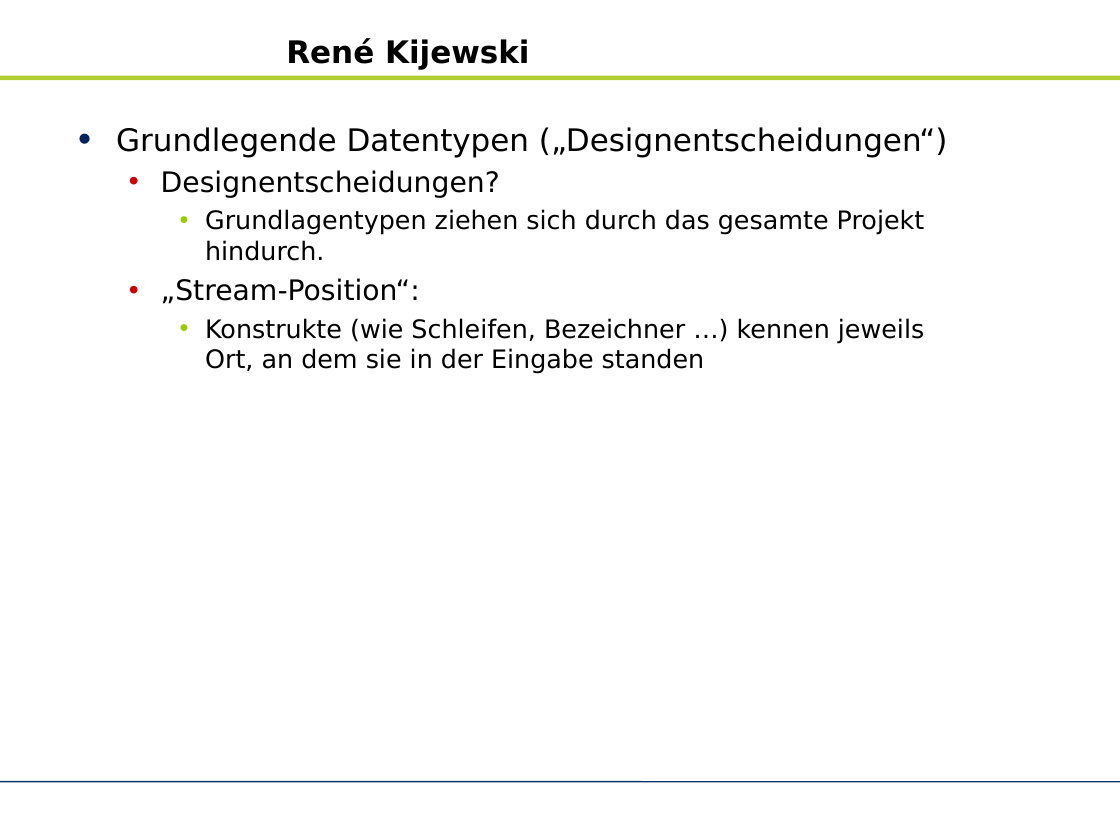
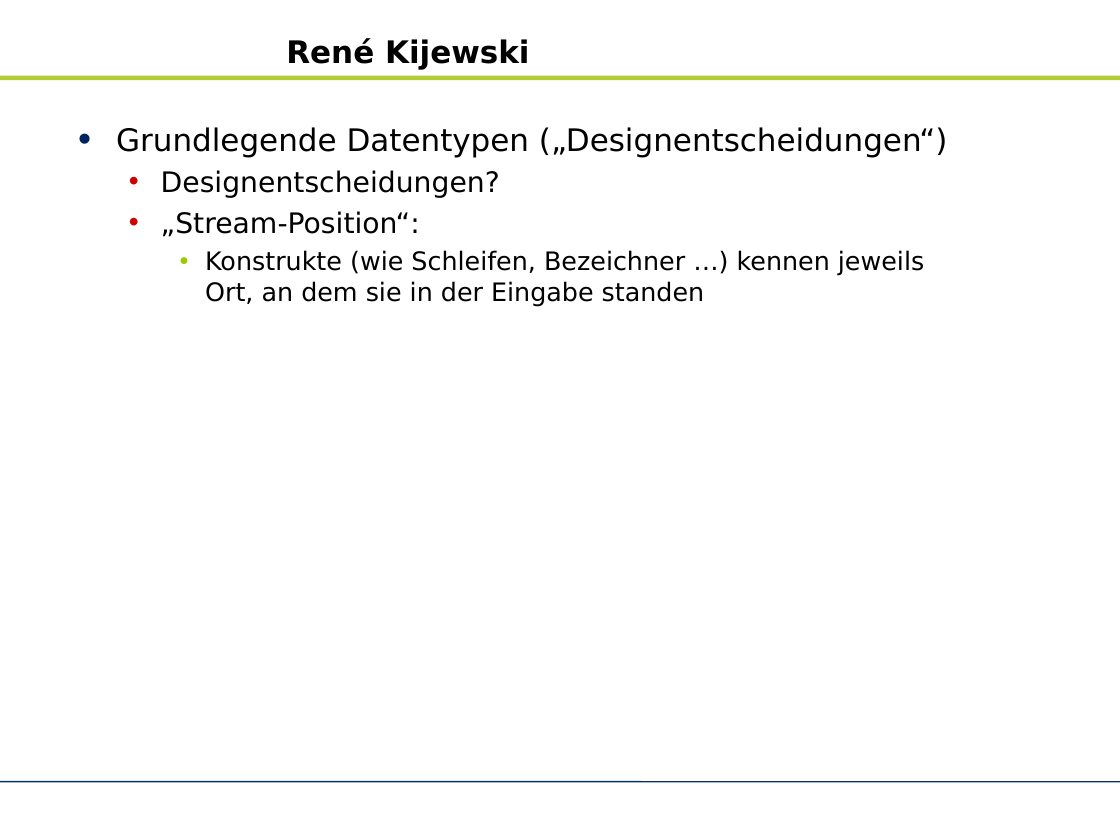
Before and after one commit to zhongxinhua/sose10-swp-uebersetzerbau, a slide deck: slide 9 of trunk/dokumentation/rk-kundenpraesentation.odp (slide 7 before the commit). Drawn at 1120x840 pixels with LibreOffice and Linux fonts; fonts in the diff are those of the drawing; background and template pictures are left out. Boxes give left, top, right and bottom in pixels: in the first picture for what was removed or moved away, otherwise in the second. Text is boxed around its words. In the diff, an @@ line names an element or a change of style, - is before the commit and + after.

```diff
--- a/trunk/dokumentation/rk-kundenpraesentation.odp
+++ b/trunk/dokumentation/rk-kundenpraesentation.odp
@@ text at box(205, 209, 925, 261): paragraph removed @@
-    • Grundlagentypen ziehen sich durch das gesamte Projekt hindurch.
```
Also in this commit, not shown: 10 other slides changed, 5 slides added, 4 slides removed.
